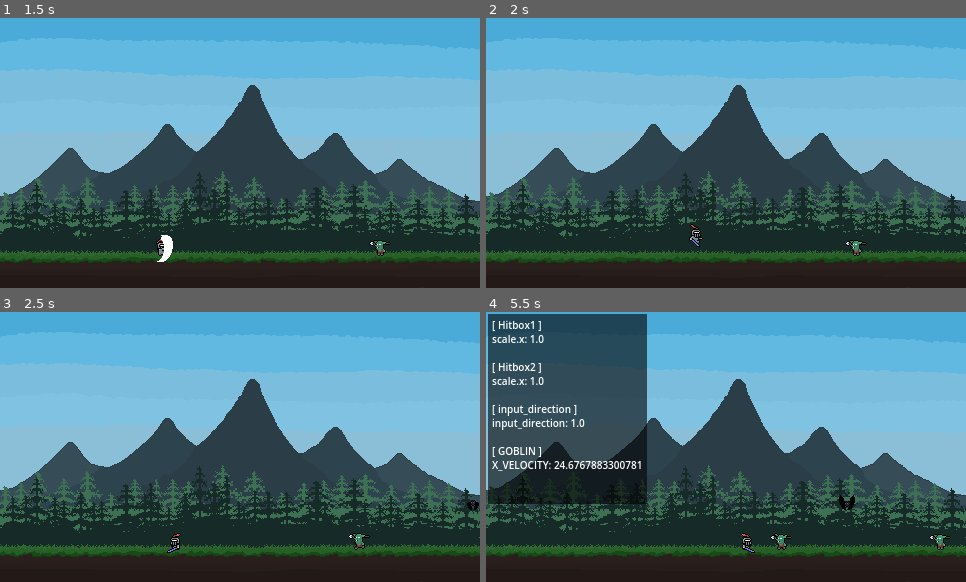
Above: before the commit, frames 1-4 (two rows, left to right).
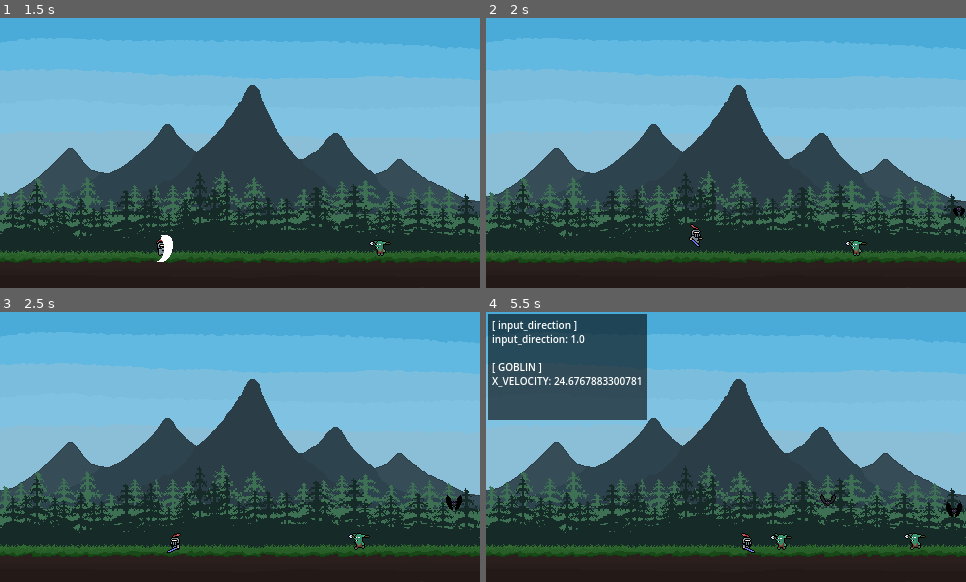
Above: after the commit, the same moments.

Repository: RadoslawG123/WavesOfMonsters
Game: Godot game, scene res://Scenes/main.tscn
Same seed, same stepped clock (60 frames per second), same inputs: the game is played once before the commit and once after it.
Inputs:
- Up to frame 1 (1.5 s): hold D (Right) from 0.53 s (still down); tap Space (Attack) at 0.6, 1.35 s; tap W (Jump) at 0.77 s
- Up to frame 2 (2 s): keep holding D (Right); tap W (Jump) at 1.52 s
- Up to frame 3 (2.5 s): release D (Right) at 2.03 s; hold A (Left) from 2.03 s (still down); tap Space (Attack) at 2.1 s
- Up to frame 4 (5.5 s): release A (Left) at 2.78 s; hold D (Right) 2.78-4.28 s; tap Space (Attack) every 0.75 s from 2.85 to 5.1 s; tap W (Jump) at 3.02, 3.77, 4.52 s; tap / (DebugOverlay) at 4.15 s; hold A (Left) 4.28-5.03 s; hold D (Right) from 5.03 s (still down)

Frame 1 is identical in both runs. In frame 2, less than 0.1% of the frame differs, in the area x 97-100%, y 69-74%; in frame 3, 0.2%; in frame 4, 12%, in the area x 0-100%, y 2-89%.

Commit message:
Now spear kills the enemy after deflection

Diff:
--- a/Scenes/Enemies/Bat.tscn
+++ b/Scenes/Enemies/Bat.tscn
@@ -167,6 +167,7 @@
 health_amount = 2
 
 [node name="Hurtbox" parent="." unique_id=1952516124 node_paths=PackedStringArray("sprite") instance=ExtResource("3_4bhup")]
+collision_mask = 40
 sprite = NodePath("../AnimatedSprite2D")
 
 [node name="CollisionShape2D" type="CollisionShape2D" parent="Hurtbox" unique_id=1791558893]
--- a/Scenes/Enemies/SpearGoblin.tscn
+++ b/Scenes/Enemies/SpearGoblin.tscn
@@ -440,6 +440,7 @@
 health_amount = 3
 
 [node name="Hurtbox" parent="." unique_id=1952516124 node_paths=PackedStringArray("sprite") instance=ExtResource("4_f3wi3")]
+collision_mask = 40
 sprite = NodePath("../Animation")
 
 [node name="CollisionShape2D" type="CollisionShape2D" parent="Hurtbox" unique_id=597846441]
--- a/Scenes/Others/Spear.tscn
+++ b/Scenes/Others/Spear.tscn
@@ -54,10 +54,10 @@
 &"RESET": SubResource("Animation_mqe3x")
 }
 
-[node name="Spear" type="Area2D" unique_id=275161446 groups=["Enemy"]]
+[node name="Spear" type="Area2D" unique_id=275161446 groups=["Spear"]]
 rotation = 3.1415927
 collision_layer = 34
-collision_mask = 13
+collision_mask = 29
 script = ExtResource("1_tsg5t")
 
 [node name="Sprite2D" type="Sprite2D" parent="." unique_id=1309669847]
@@ -69,5 +69,6 @@
 [node name="AnimationPlayer" type="AnimationPlayer" parent="." unique_id=1912222008]
 libraries/ = SubResource("AnimationLibrary_1vxcq")
 
+[connection signal="area_entered" from="." to="." method="_on_enemy_entered"]
 [connection signal="area_entered" from="." to="." method="_on_player_hitbox_entered"]
 [connection signal="body_entered" from="." to="." method="_on_body_entered"]
--- a/Scenes/Others/monster_generator.tscn
+++ b/Scenes/Others/monster_generator.tscn
@@ -21,7 +21,7 @@
 debug_color = Color(0.9372584, 0.24032646, 0.1981436, 0.41960785)
 
 [node name="SpawnColldawn" type="Timer" parent="." unique_id=233709442]
-wait_time = 2.0
+wait_time = 1.5
 autostart = true
 
 [node name="SkySpawnPosition" type="CollisionShape2D" parent="." unique_id=179031822]
--- a/Scenes/main.tscn
+++ b/Scenes/main.tscn
@@ -143,3 +143,5 @@
 
 [node name="AudioStreamPlayer2D" type="AudioStreamPlayer2D" parent="." unique_id=1195678830]
 stream = ExtResource("7_6bp64")
+autoplay = true
+parameters/looping = true
--- a/Scripts/Others/spear.gd
+++ b/Scripts/Others/spear.gd
@@ -29,6 +29,7 @@
 
 ## _Physics_process: Called every frame. 'delta' is the elapsed time since the previous frame.
 func _physics_process(delta: float) -> void:
+	DebugOverlay.add_stat("Spear", "spear.monitoring", spear.monitoring)
 	if freeze:
 		return
 	t += delta
@@ -52,23 +53,34 @@
 
 ## Change Flight Path
 func change_flight_path():
+	is_deflected = true
 	X_0 = global_position.x
 	Y_0 = global_position.y
 	V_0x = throw_force * cos(deg_to_rad(throw_angle))
 	t = 0
 
+## Disable Spear
+func Disable_spear():
+	freeze = true
+	set_deferred("monitoring", false)
+	spear.remove_from_group("Spear")
+	animation_player.play("Disappear")
 
 ##### Signal functions #####
 
 ## Signal funciton: Spear hits the ground
 func _on_body_entered(body: Node2D) -> void:
 	if body is TileMapLayer:
-		freeze = true
-		spear.remove_from_group("Enemy")
-		animation_player.play("Disappear")
+		Disable_spear()
 
 ## Signal function: Player hits the spear by his weapon hitbox to reflect it
 func _on_player_hitbox_entered(area: Area2D) -> void:
 	# If area is hitbox and hitbox have right direction
 	if area.is_in_group("Hitbox") and area.get_parent().scale.x == -1:
 		change_flight_path()
+
+func _on_enemy_entered(area: Area2D) -> void:
+	# If area is hurtbox and the spear is deflected
+	if area.is_in_group("Hurtbox") and is_deflected:
+		Disable_spear()
+		area.die()
--- a/Scripts/Player/player.gd
+++ b/Scripts/Player/player.gd
@@ -42,8 +42,8 @@
 
 ## Physics Process: Called every frame. 'delta' is the elapsed time since the previous frame.
 func _physics_process(delta: float) -> void:
-	DebugOverlay.add_stat("Hitbox1", "scale.x", hitbox_1.scale.x)
-	DebugOverlay.add_stat("Hitbox2", "scale.x", hitbox_2.scale.x)
+	#DebugOverlay.add_stat("Hitbox1", "scale.x", hitbox_1.scale.x)
+	#DebugOverlay.add_stat("Hitbox2", "scale.x", hitbox_2.scale.x)
 	#DebugOverlay.add_stat("sword_cut_line_1", "visible", sword_cut_line_1.visible)
 	#DebugOverlay.add_stat("Hitbox2", "monitoring", hitbox_2.monitoring)
 	#DebugOverlay.add_stat("sword_cut_line_2", "visible", sword_cut_line_2.visible)
@@ -217,8 +217,8 @@
 
 func _on_hitbox_1_area_entered(area: Area2D) -> void:
 	if area.is_in_group("Hurtbox"):
-			if area.has_method("get_hit"):
-				area.get_hit()
+		if area.has_method("get_hit"):
+			area.get_hit()
 
 func _on_hitbox_2_area_entered(area: Area2D) -> void:
 	if area.is_in_group("Hurtbox"):
--- a/Scripts/Universal/Hurtbox.gd
+++ b/Scripts/Universal/Hurtbox.gd
@@ -93,5 +93,5 @@
 
 ## Signal function: Player collides with projectile
 func _on_player_projectile_entered(area: Area2D) -> void:
-	if is_player and area.is_in_group("Enemy"):
+	if is_player and area.is_in_group("Spear"):
 		get_hit()
--- a/project.godot
+++ b/project.godot
@@ -13,6 +13,10 @@
 config/name="Waves of monsters"
 run/main_scene="uid://upixhthmfdi7"
 config/features=PackedStringArray("4.7", "Forward Plus")
+
+[audio]
+
+buses/default_bus_layout="uid://cgip5uxh23p6e"
 
 [autoload]
 
@@ -31,6 +35,7 @@
 Hurtbox=""
 Enemy=""
 Player=""
+Spear=""
 
 [input]
 
